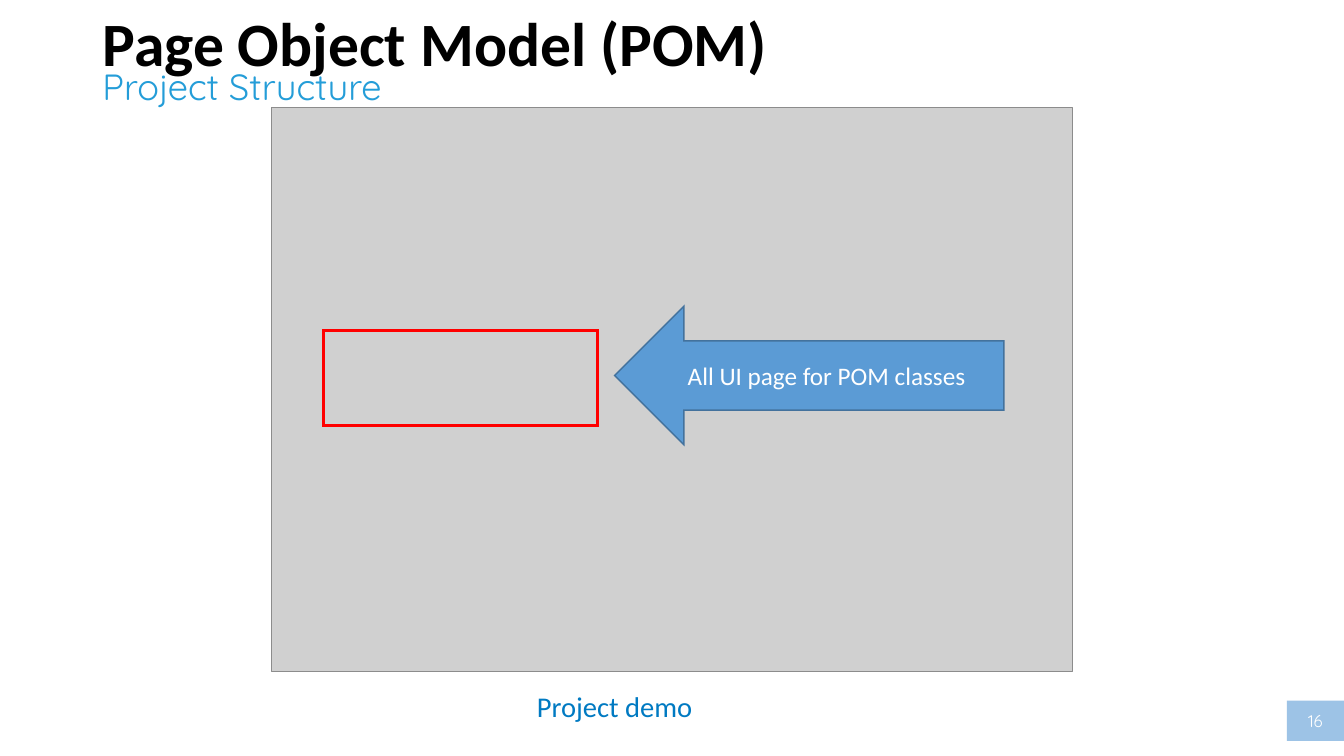
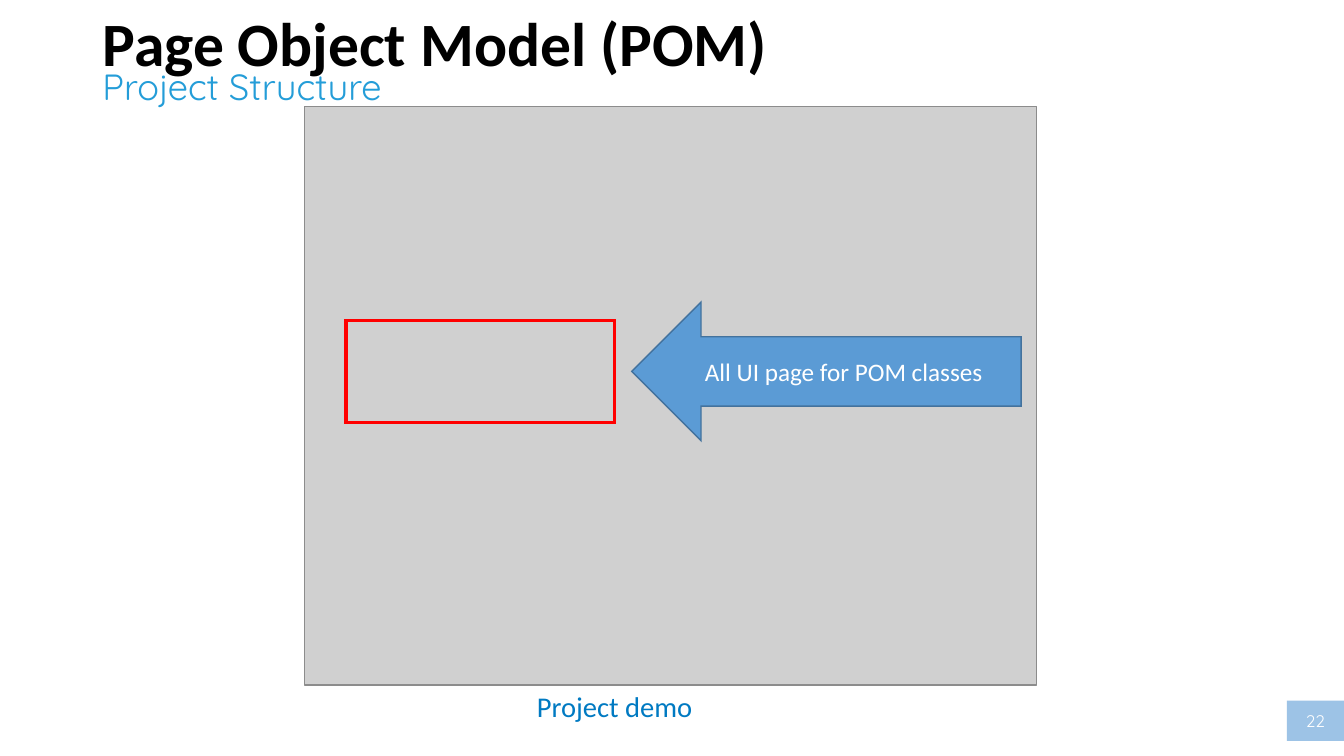
Before and after one commit to nmdong/appiumformac, a slide deck: slide 22 of Session 2 - Robot framework - Appium For MACOS.pptx (slide 16 before the commit). Drawn at 1344x756 pixels with LibreOffice and Linux fonts; fonts in the diff are those of the drawing; grey boxes stand for pictures. Boxes give left, top, right and bottom in pixels: in the first picture for what was removed or moved away, otherwise in the second. Text is boxed around its words. In the diff, an @@ line names an element or a change of style, - is before the commit and + after.

```diff
--- a/Session 2 - Robot framework - Appium For MACOS.pptx
+++ b/Session 2 - Robot framework - Appium For MACOS.pptx
@@ picture: place and size @@
-picture at (272,107,1073,671)
+picture at (304,106,1037,685)
@@ rectangle: place and size @@
-rectangle at (324,330,597,425)
+rectangle at (346,321,614,422)
@@ left arrow "All UI page for POM ...": place and size @@
-left arrow "All UI page for POM ..." at (615,307,1004,446)
+left arrow "All UI page for POM ..." at (632,302,1021,442)
@@ page number at (1306,715,1325,727): text changed @@
-16
+22
```
Also in this commit, not shown: 5 other slides changed, 7 slides added, 1 slide removed.
